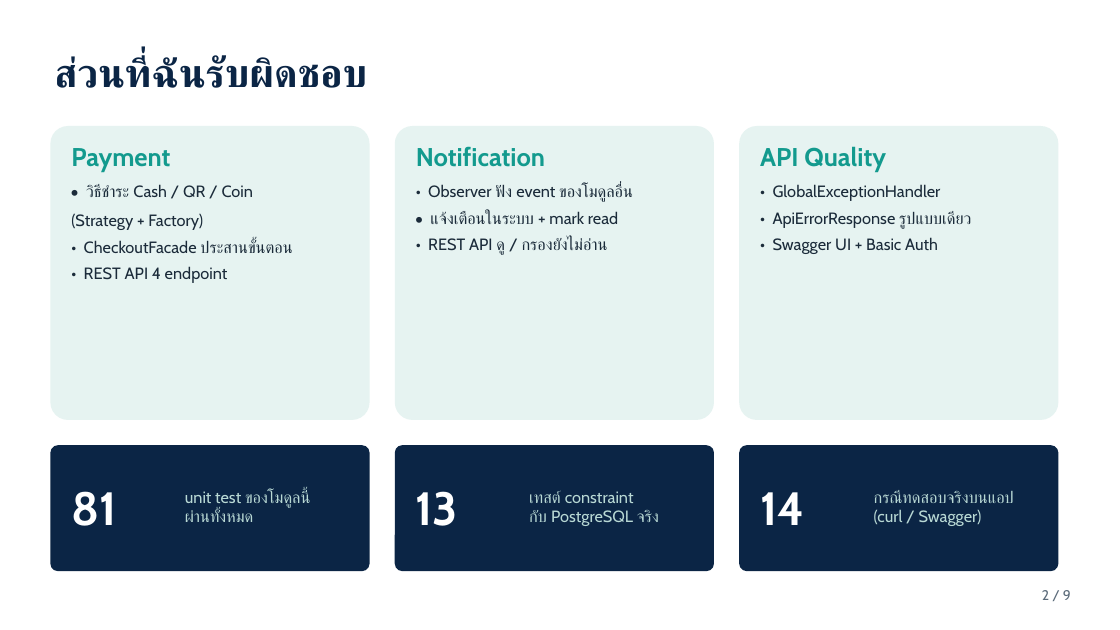
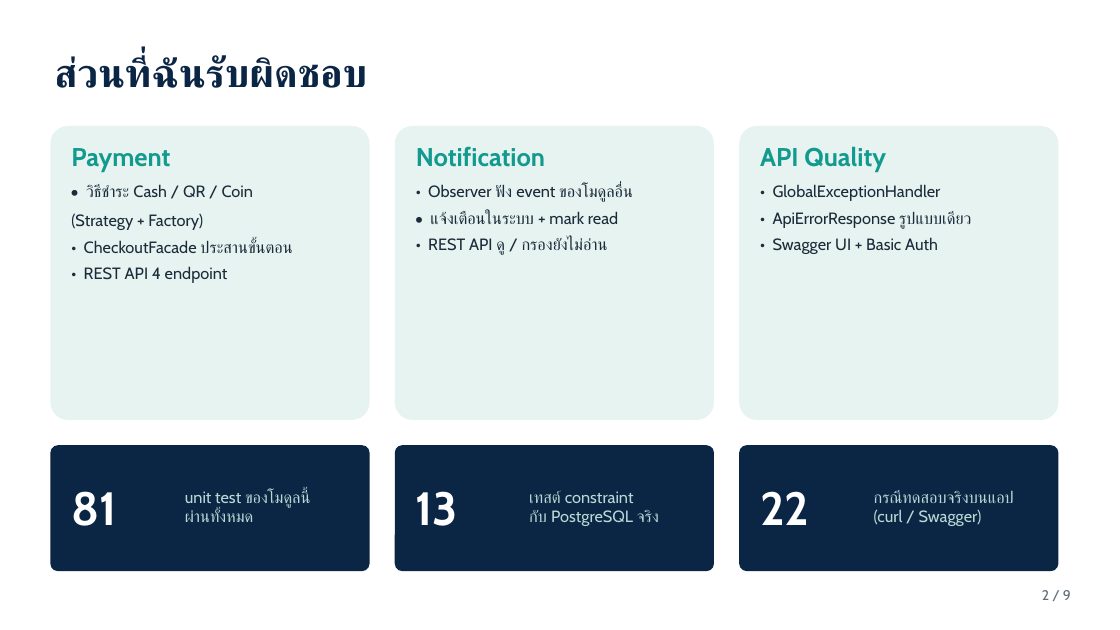
Before and after one commit to Oakiez/Laundry-Hub, a slide deck: slide 2 of doc/slide/shogun-payment-notification.pptx. Drawn at 1120x630 pixels with LibreOffice and Linux fonts; fonts in the diff are those of the drawing. Boxes give left, top, right and bottom in pixels: in the first picture for what was removed or moved away, otherwise in the second. Text is boxed around its words. In the diff, an @@ line names an element or a change of style, - is before the commit and + after.

```diff
--- a/doc/slide/shogun-payment-notification.pptx
+++ b/doc/slide/shogun-payment-notification.pptx
@@ text at (760,491,809,525): text changed @@
-14
+22
```
Also in this commit, not shown: 1 other slide changed, 2 other files.
